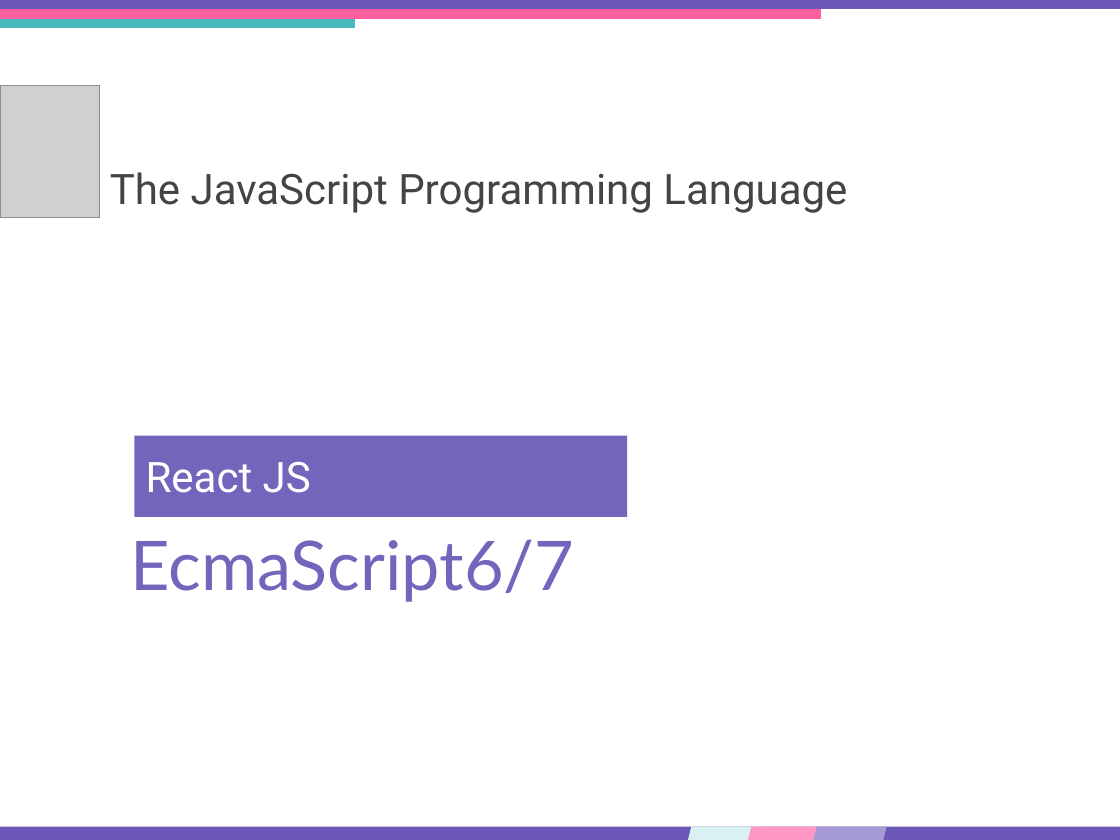
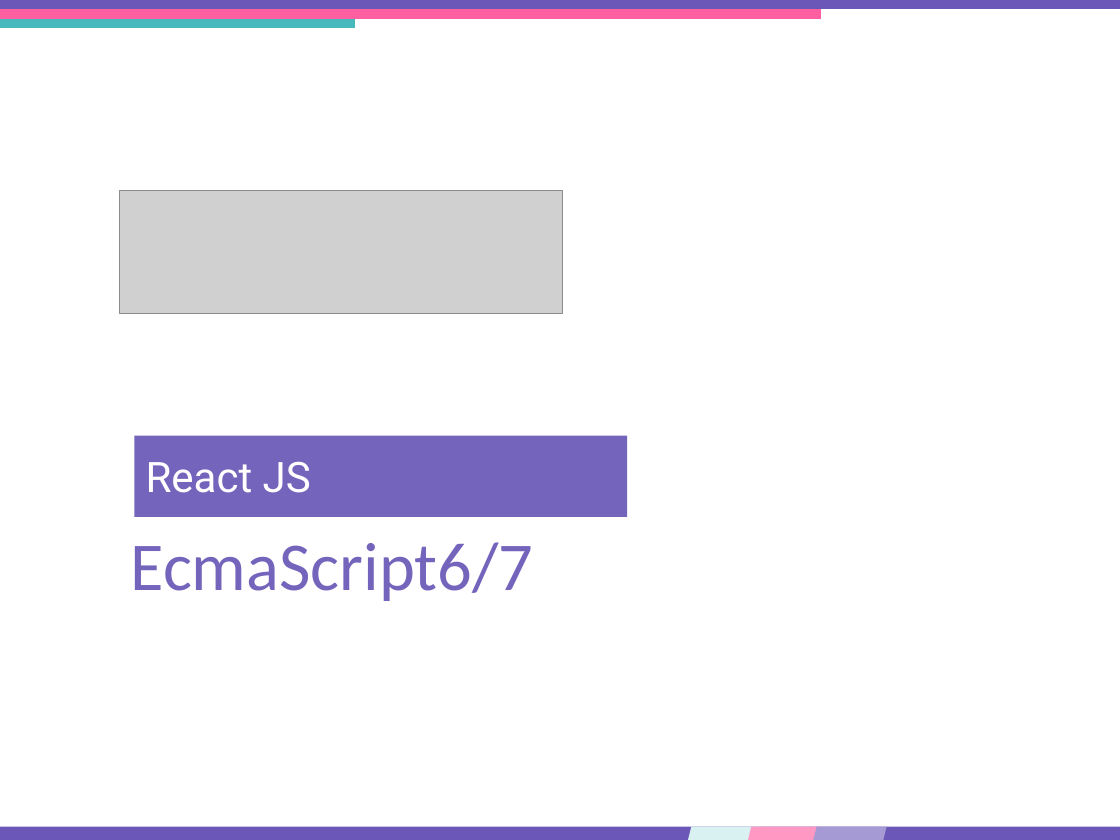
Before and after one commit to DinamickaDevelopment/ignite, a slide deck: slide 1 of ReactJS/lesson_22/Presentation/ES6_7.pptx. Drawn at 1120x840 pixels with LibreOffice and Linux fonts; fonts in the diff are those of the drawing; grey boxes stand for pictures. Boxes give left, top, right and bottom in pixels: in the first picture for what was removed or moved away, otherwise in the second. Text is boxed around its words. In the diff, an @@ line names an element or a change of style, - is before the commit and + after.

```diff
--- a/ReactJS/lesson_22/Presentation/ES6_7.pptx
+++ b/ReactJS/lesson_22/Presentation/ES6_7.pptx
@@ picture removed at bbox=[0, 85, 100, 217] @@
@@ text removed at bbox=[110, 172, 847, 213] @@
-The JavaScript Programming Language
@@ picture added at bbox=[120, 190, 562, 314] @@
@@ text "EcmaScript6/7" at bbox=[131, 542, 534, 601]: font Lato to Calibri @@
```
Also in this commit, not shown: 5 other slides changed.
